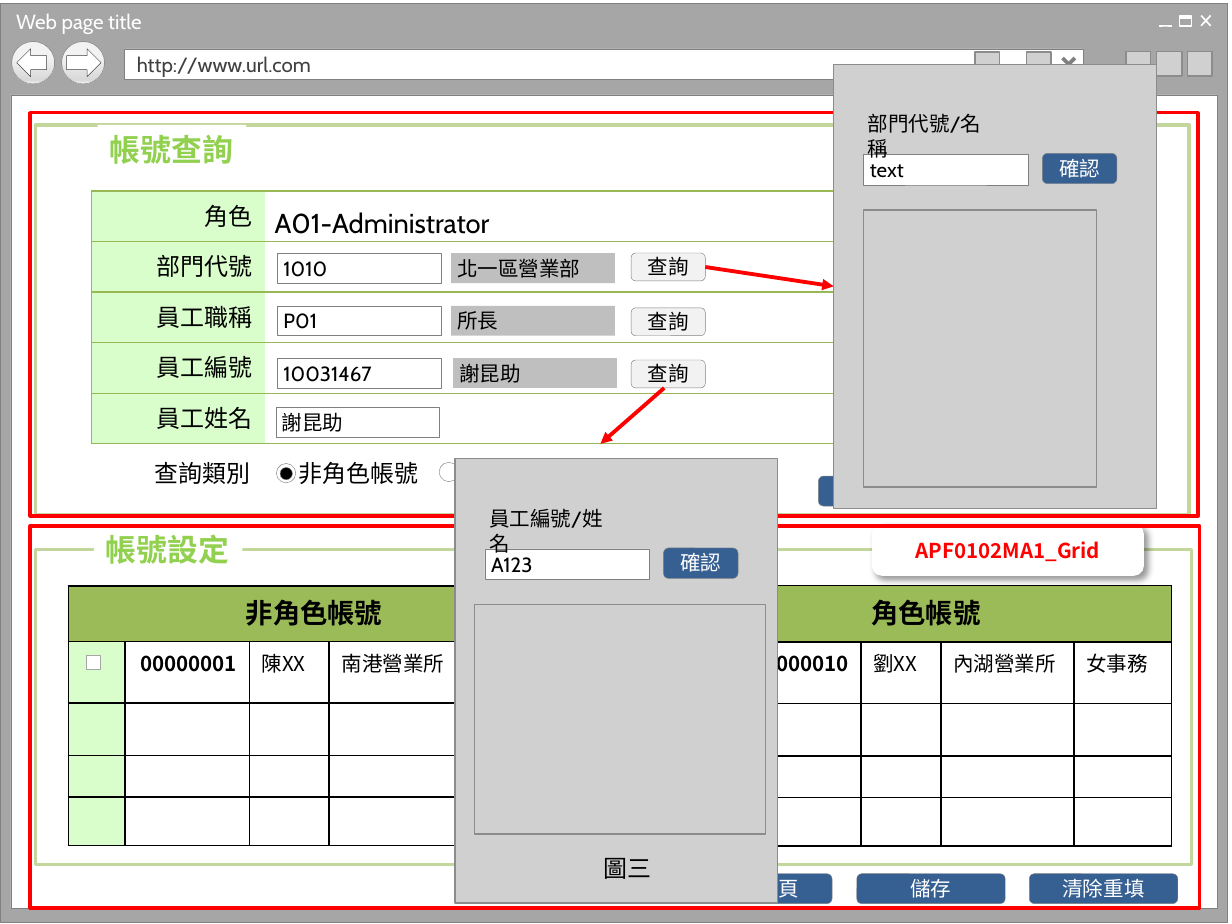
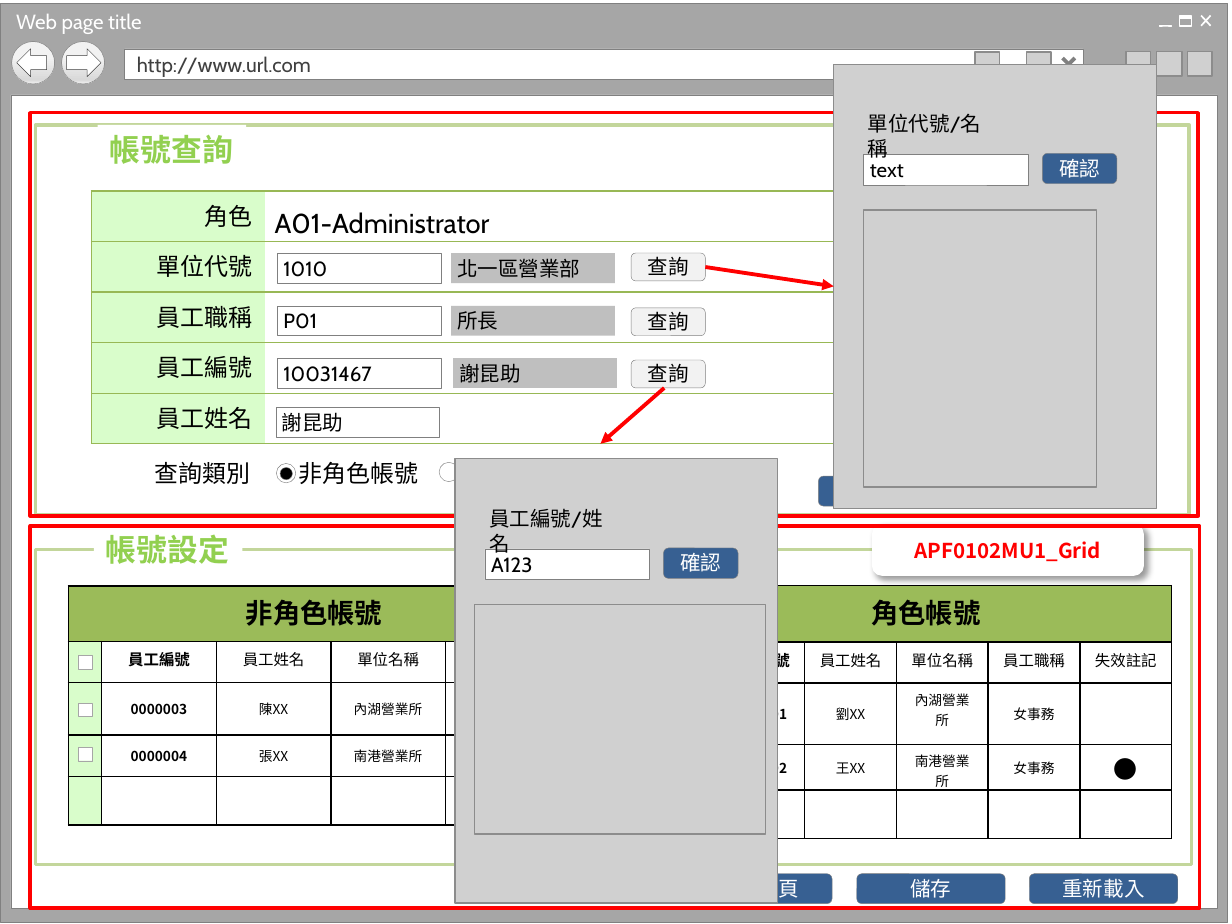
Before and after one commit to OldtreeChen/Suda3g, a slide deck: slide 19 of APF/UI/UI操作/UI 操作_1025.pptx. Drawn at 1232x924 pixels with LibreOffice and Linux fonts; fonts in the diff are those of the drawing; grey boxes stand for pictures; background and template pictures are left out. Boxes give left, top, right and bottom in pixels: in the first picture for what was removed or moved away, otherwise in the second. Text is boxed around its words. In the diff, an @@ line names an element or a change of style, - is before the commit and + after.

```diff
--- a/APF/UI/UI操作/UI 操作_1025.pptx
+++ b/APF/UI/UI操作/UI 操作_1025.pptx
@@ text at bbox=[868, 113, 982, 162]: text changed @@
-部門代號/名稱
+單位代號/名稱
@@ table at bbox=[91, 191, 1110, 444] @@
-row 2, column 1: 部門代號
+row 2, column 1: 單位代號
@@ text in rounded rectangle at bbox=[914, 541, 1101, 562]: text changed @@
-APF0102MA1_Grid
+APF0102MU1_Grid
@@ table at bbox=[69, 586, 561, 825] @@
-row 2:  | 00000001 | 陳XX | 南港營業所 | 女事務
+row 2:  | 員工編號 | 員工姓名 | 單位名稱 | 員工職稱
+row 3:  | 0000003 | 陳XX | 內湖營業所 | 女事務
+row 4:  | 0000004 | 張XX | 南港營業所 | 女事務
-row 4:  |  |  |  | 
-row 5:  |  |  |  | 
@@ table at bbox=[680, 585, 1169, 838] @@
-column 2:  | 00000010 |  |  | 
-column 3:  | 劉XX |  |  | 
-column 4:  | 內湖營業所 |  |  | 
-column 5:  | 女事務 |  |  | 
+column 2:  | 員工編號 | 0000001 | 0000002 | 
+column 3:  | 員工姓名 | 劉XX | 王XX | 
+column 4:  | 單位名稱 | 內湖營業所 | 南港營業所 | 
+column 5:  | 員工職稱 | 女事務 | 女事務 | 
+column 6:  | 失效註記 |  | ● | 
@@ rectangle added at bbox=[78, 655, 92, 669], fill #FFFFFF, outline #A6A6A6 0.25 pt @@
@@ rectangle added at bbox=[79, 703, 94, 717], fill #FFFFFF, outline #A6A6A6 0.25 pt @@
@@ rectangle added at bbox=[79, 748, 94, 761], fill #FFFFFF, outline #A6A6A6 0.25 pt @@
@@ text removed at bbox=[603, 858, 651, 879] @@
-圖三
@@ text in rounded rectangle at bbox=[1062, 878, 1144, 898]: text changed @@
-清除重填
+重新載入
```
Also in this commit, not shown: 1 other slide changed.
